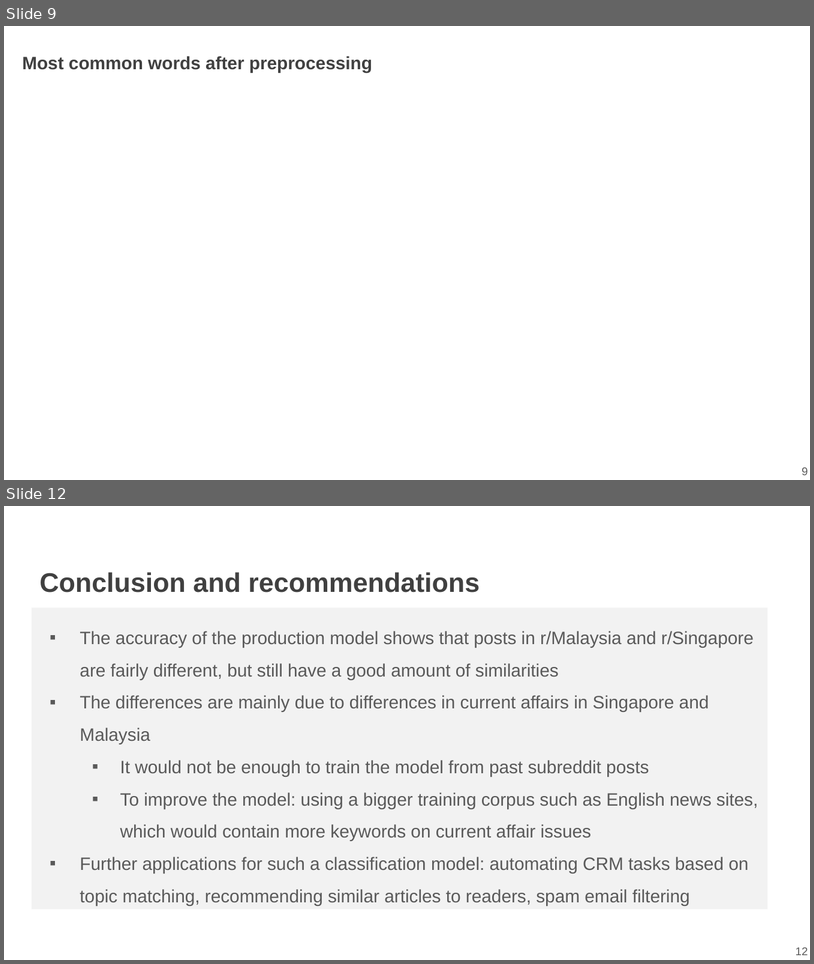
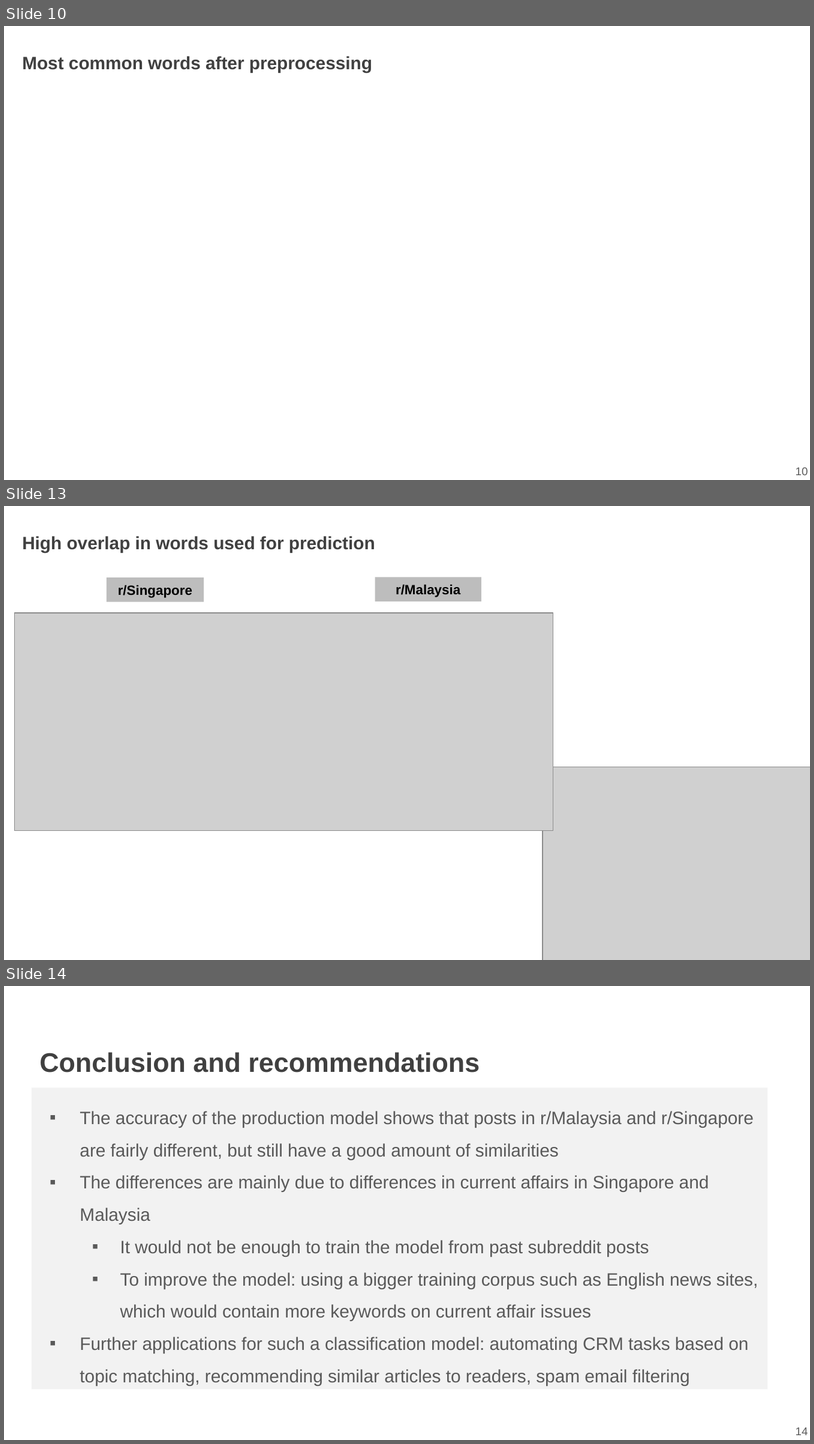
Before and after one commit to zzeniale/GA-Project-3-Subreddit-Classifiation, a slide deck: presentation/project3_presentation_individual.pptx. Shown one above the other, each under a label of ours: slides 9 and 12 before the commit, slides 10, 13 and 14 after it; the slides between them are not shown. The pictures are 814x964 and 814x1444 pixels, drawn with LibreOffice and Linux fonts; fonts in the diff are those of the drawing; grey boxes stand for pictures; background and template pictures are left out. Boxes give left, top, right and bottom in pixels: in the first picture for what was removed or moved away, otherwise in the second. Text is boxed around its words. In the diff, an @@ line names an element or a change of style, - is before the commit and + after.

```diff
--- a/presentation/project3_presentation_individual.pptx
+++ b/presentation/project3_presentation_individual.pptx
@@ slide 13 added at [4, 506, 810, 960], background #FFFFFF @@
@@ title added at [22, 536, 375, 552], 16 pt, text #404040, bold @@
+High overlap in words used for prediction
@@ rectangle added at [375, 577, 482, 601], fill #BDBDBD, 12 pt, text #000000, bold @@
+r/Malaysia
@@ rectangle added at [107, 578, 204, 602], fill #BDBDBD, 12 pt, text #000000, bold @@
+r/Singapore
@@ picture added at [14, 612, 553, 830] @@
@@ picture added at [543, 766, 810, 960] @@
@@ what was slide 9 is now slide 10 @@
@@ page number at [796, 467, 809, 475]: text changed @@
-9
+10
@@ what was slide 12 is now slide 14 @@
@@ page number at [796, 1427, 809, 1435]: text changed @@
-12
+14
```
Also in this commit, not shown: 2 slides changed, 2 other slides added, 4 other files.
